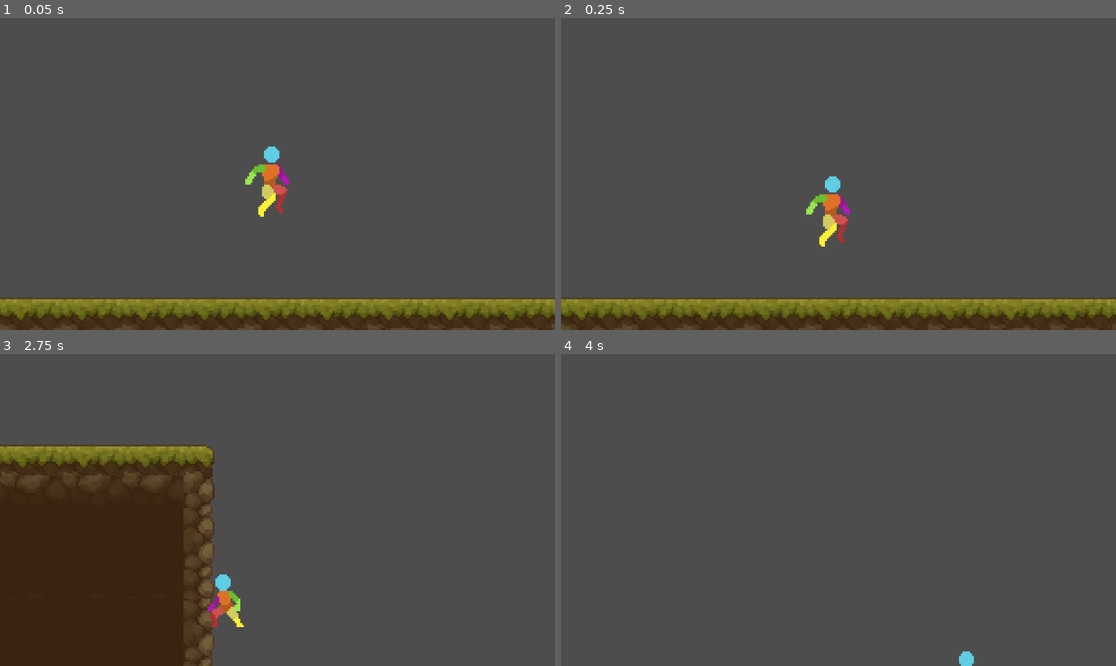
Above: before the commit, frames 1-4 (two rows, left to right).
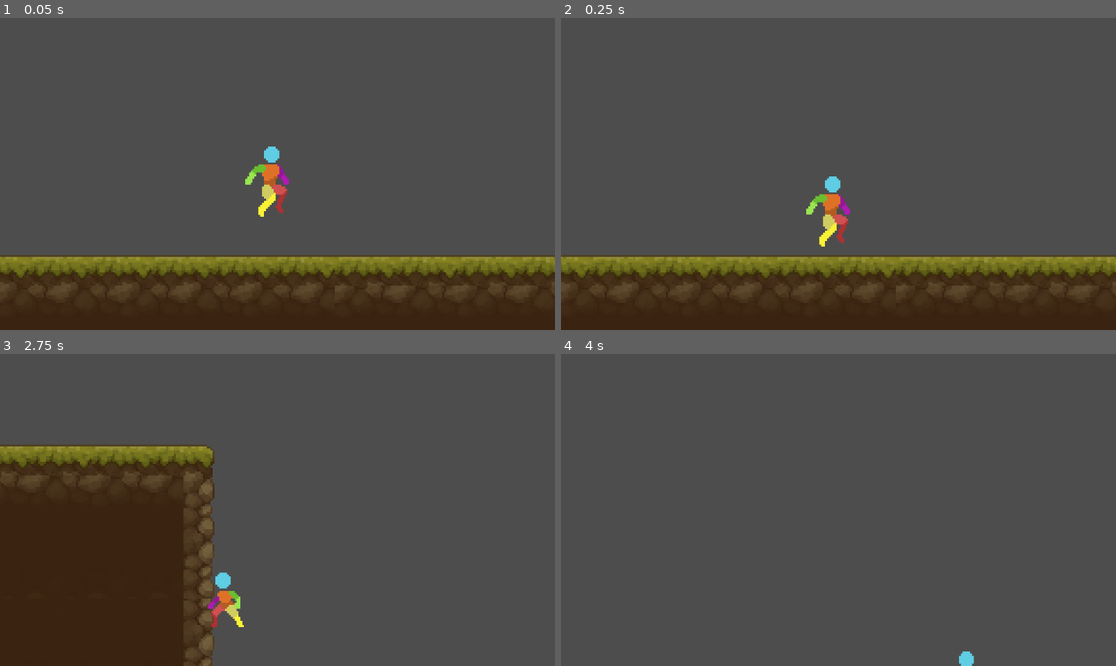
Above: after the commit, the same moments.

Repository: KobyS82/Platformer
Game: Godot game, scene res://Levels/test_level.tscn
Two runs of this game, one before a commit and one after it. Both use one fixed random seed, a clock stepped at 60 frames per second and the inputs below.
Inputs:
- Up to frame 1 (0.05 s): no input
- Up to frame 2 (0.25 s): no input
- Up to frame 3 (2.75 s): hold D (right) 0.53-2.03 s; tap Space (jump) at 0.6, 0.77, 1.07, 1.35, 1.52, 1.82, 2.1 s; hold A (left) from 2.03 s (still down)
- Up to frame 4 (4 s): release A (left) at 2.78 s; hold D (right) from 2.78 s (still down); tap Space (jump) at 2.85, 3.02, 3.32, 3.6, 3.77 s

The runs differ from the first frame. In frame 1, 20% of the frame differs, in the area x 0-100%, y 75-100%; in frame 2, 20%; in frame 3, 0.2%; in frame 4, nothing differs.

Commit message:
sped up landing animation

Diff:
--- a/Character/player.tscn
+++ b/Character/player.tscn
@@ -227,7 +227,7 @@
 }],
 "loop": false,
 "name": &"jump_end",
-"speed": 10.0
+"speed": 15.0
 }, {
 "frames": [{
 "duration": 1.0,
@@ -293,7 +293,7 @@
 
 [node name="AnimatedSprite2D" type="AnimatedSprite2D" parent="."]
 sprite_frames = SubResource("SpriteFrames_flgpq")
-animation = &"idle"
+animation = &"jump_end"
 autoplay = "idle"
 centered = false
 offset = Vector2(-25, -23.5)
--- a/Levels/test_level.tscn
+++ b/Levels/test_level.tscn
@@ -2036,14 +2036,14 @@
 layer_0/tile_data = PackedInt32Array(65533, 262144, 0, 131069, 196608, 1, 65534, 65536, 0, 131070, 262144, 1, 65535, 13 …(5273 unchanged characters)…
 
 [node name="Player" parent="." instance=ExtResource("2_863o4")]
-position = Vector2(-235.153, -35.9607)
+position = Vector2(-235.153, -13.9847)
 scale = Vector2(0.995372, 1.0464)
 
 [node name="RemoteTransform2D" type="RemoteTransform2D" parent="Player"]
 remote_path = NodePath("../../Camera2D")
 
 [node name="Camera2D" type="Camera2D" parent="."]
-position = Vector2(-235.153, -35.9607)
+position = Vector2(-235.153, -13.9847)
 scale = Vector2(0.995372, 1.0464)
 process_callback = 0
 position_smoothing_enabled = true
